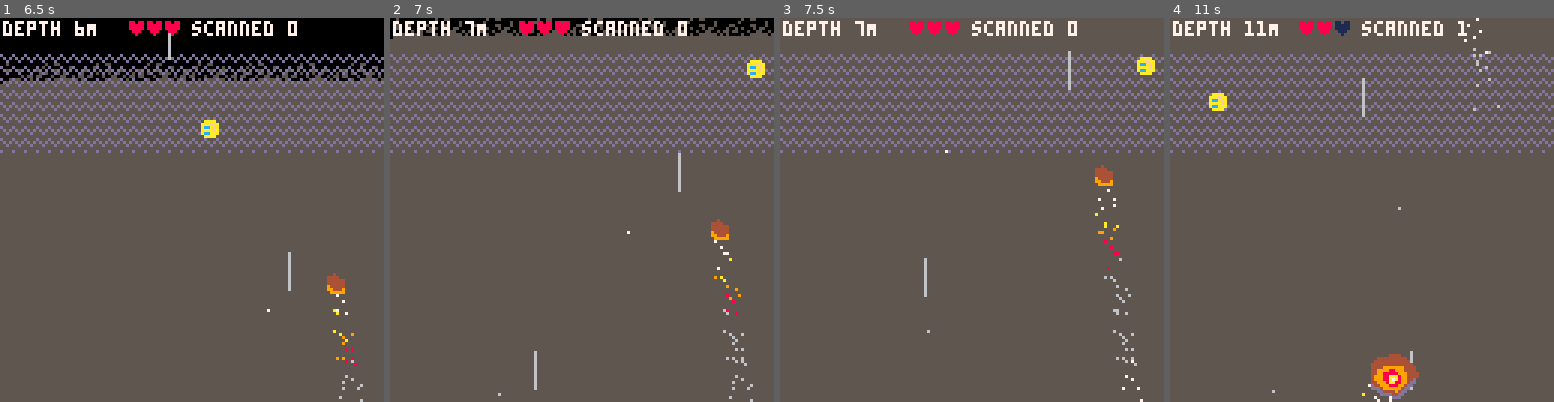
Above: before the commit, frames 1-4 (left to right).
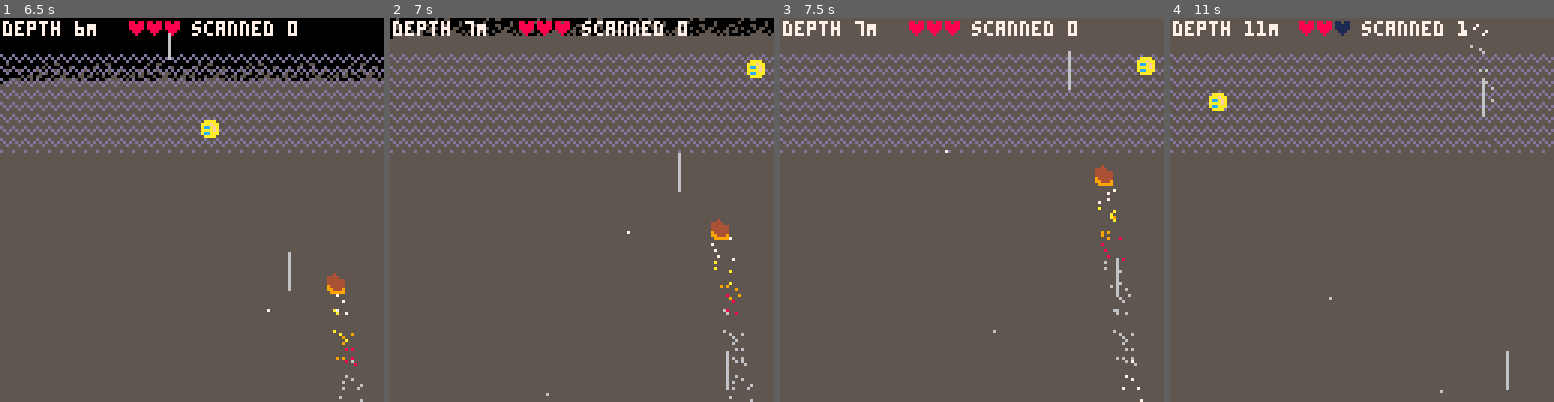
Above: after the commit, the same moments.

Repository: broquaint/pico8-carts
Game: PICO-8 cartridge tephratoil.p8
Same seed, same stepped clock (60 frames per second), same inputs: the game is played once before the commit and once after it.
Inputs:
- Up to frame 1 (6.5 s): tap X (X key) at 0.33, 1.07, 1.85, 2.97, 4.08, 5.2, 6.32 s; tap O (Z key) at 0.7, 1.7, 2.1, 2.5, 2.9, 3.3, 3.7, 4.1, 4.5, 4.9, 5.3, 5.7, 6.1 s; hold Right 1.6-2.1 s; hold Up 2.15-2.42 s; hold Right 2.47-3.03 s; hold Left 3.08-3.58 s; hold Down 3.63-3.97 s; hold Right 4.02-4.68 s; hold Up 4.73-5.03 s; hold Left 5.08-5.68 s; hold Down 5.73-6.03 s; hold Right from 6.08 s (still down)
- Up to frame 2 (7 s): tap O (Z key) at 6.5, 6.9 s; release Right at 6.58 s; hold Right from 6.63 s (still down)
- Up to frame 3 (7.5 s): release Right at 7.13 s; hold Up 7.18-7.45 s; tap O (Z key) at 7.3 s; tap X (X key) at 7.43 s
- Up to frame 4 (11 s): hold Right 7.5-8.07 s; tap O (Z key) every 0.4 s from 7.7 to 10.9 s; hold Left 8.12-8.62 s; tap X (X key) at 8.55, 9.67, 10.78 s; hold Down 8.67-9 s; hold Right 9.05-9.72 s; hold Up 9.77-10.07 s; hold Left 10.12-10.72 s; hold Down from 10.77 s (still down)

Frame 1 is identical in both runs. In frame 2, 0.3% of the frame differs, in the area x 28-90%, y 57-99%; in frame 3, 0.4%; in frame 4, 1.6%, in the area x 26-89%, y 0-100%.

Commit message:
More rocks
Does actually make it less dull. For repeated plays at least.

Diff:
--- a/tephratoil.p8
+++ b/tephratoil.p8
@@ -202,7 +202,7 @@
          x = rock_x,
          y = 160 + (n * 50) + randx(64),
          angle = angle_x,
-         sprite = 21,
+         sprite = 20+randx(3),
          speed = min(4, speed + n / 4),
          last_collide = rnd(), -- make equality check easier
          scan_length = 8,
@@ -218,7 +218,9 @@
          x = rock_x,
          y = 128 + (n * 60) + randx(96),
          angle = angle_x,
-         sprite = {24,25,40,41},
+         sprite = ({{sx=8*8,    sy=8, sw=16, sh=16},
+                    {sx=8*8+16, sy=8, sw=16, sh=16},
+                    {sx=8*8+32, sy=8, sw=16, sh=16}})[randx(3)] ,
          speed = min(2.5, speed + n / 3),
          last_collide = rnd(), -- make equality check easier
          scan_length = 25
@@ -630,7 +632,8 @@
    for idx,o in pairs(showing.lump) do
       local sx = idx > 45 and (28 + (idx - 45) * 2) or (24 + idx * 2)
       local sy = idx > 45 and 80 or 76
-      sspr(8*8, 8, 16, 16, sx, sy)
+      local os = o.sprite
+      sspr(os.sx, os.sy, os.sw, os.sh, dx, dy)
    end
 
    print('deepest depth ' .. dget(HIGH_SCORE_DEPTH) .. 'M', 18, 98, navy)
@@ -710,7 +713,8 @@
    local closest = nil
    for obstacle in all(obstacles) do
       if obstacle.type == 'lump' then
-         sspr(8*8, 8, 16, 16, obstacle.x, obstacle.y)
+         local os = obstacle.sprite
+         sspr(os.sx, os.sy, os.sw, os.sh, obstacle.x, obstacle.y)
       else
          spr(obstacle.sprite, obstacle.x, obstacle.y)
          -- rect(obstacle.x + 1, obstacle.y + 1, obstacle.x + 6, obstacle.y + 6, lime)
Not shown, changed: 22 lines of the sprite sheet (__gfx__) section of tephratoil.p8
